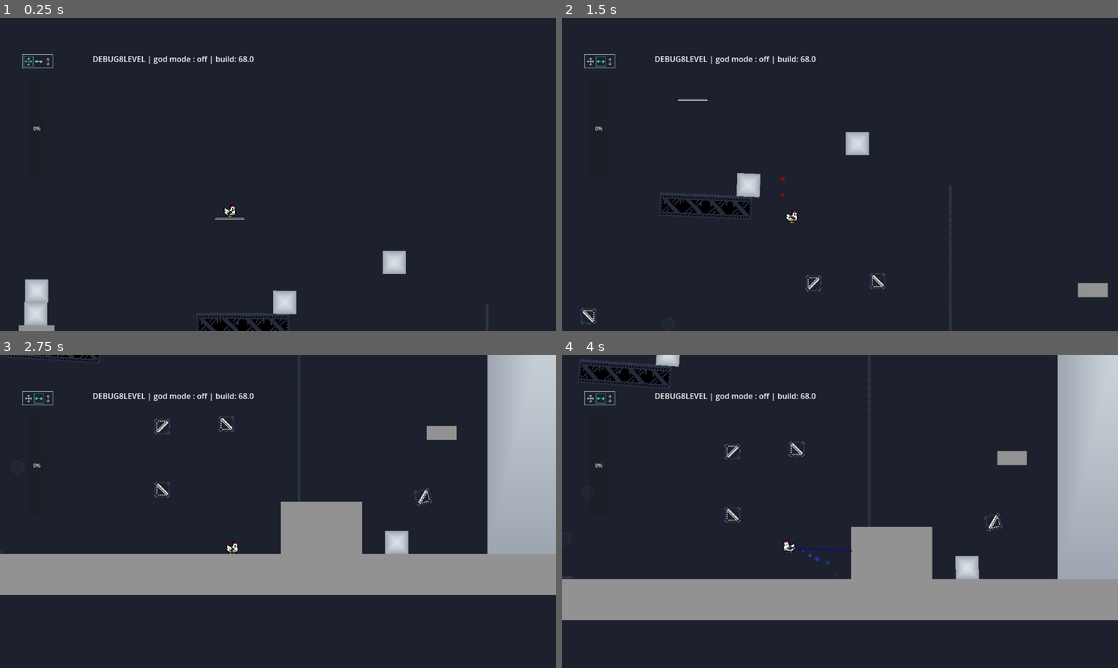
Above: before the commit, frames 1-4 (two rows, left to right).
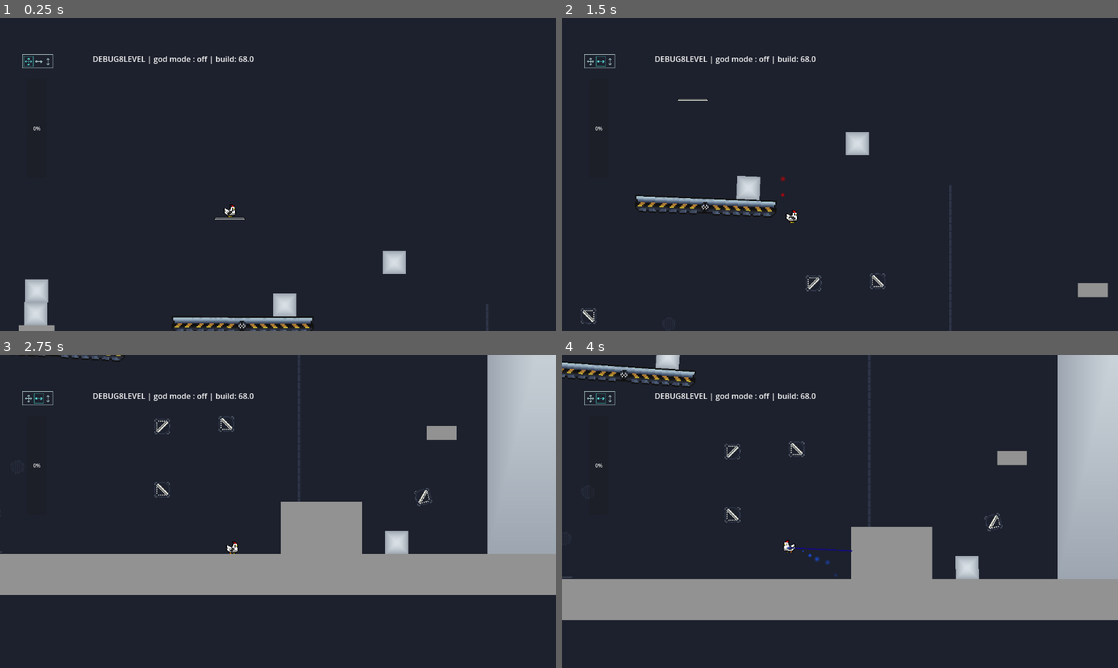
Above: after the commit, the same moments.

Repository: mgi-dev/size-them-up
Game: Godot game, scene res://scenes/levels/test/debug.tscn
Same seed, same stepped clock (60 frames per second), same inputs: the game is played once before the commit and once after it. This scene is started directly instead of the project's main scene. Sound files missing from this copy of the repository are replaced by a short silence.
Inputs (mouse positions are in pixels of both pictures, inside the frame that each line leads up to):
- Up to frame 1 (0.25 s): no input
- Up to frame 2 (1.5 s): tap Enter at 0.5 s; move the mouse to (962, 158) at 0.52 s; hold D (player_move_right) 0.53-1.28 s; hold Tab (change_resize_mode) 0.53-1.28 s; tap Space (player_jump) at 0.77 s; move the mouse to (728, 190) at 1.27 s; hold S (player_down) from 1.28 s (still down); click (728, 190) at 1.35 s
- Up to frame 3 (2.75 s): tap Space (player_jump) at 1.52 s; move the mouse to (333, 442) at 2.02 s; release S (player_down) at 2.03 s; hold D (player_move_right) from 2.03 s (still down); hold E (interact) from 2.03 s (still down)
- Up to frame 4 (4 s): move the mouse to (812, 574) at 2.77 s; release E (interact) at 2.78 s; tap W (player_climb) at 2.85 s; tap Space (player_jump) at 3.02, 3.77 s; move the mouse to (1006, 558) at 3.52 s; release D (player_move_right) at 3.53 s; hold A (player_move_left) from 3.53 s (still down); hold Right mouse button (size_down) from 3.53 s (still down)

The runs differ from the first frame. In frame 1, 1.1% of the frame differs, in the area x 30-57%, y 86-100%; in frame 2, 1.2%, in the area x 13-39%, y 49-64%; in frame 3, 0.2%; in frame 4, 1.2%.

Commit message:
new textures

Diff:
--- a/assets/tileset/the_one_tileset.tres
+++ b/assets/tileset/the_one_tileset.tres
@@ -4,6 +4,7 @@
 [ext_resource type="Texture2D" uid="uid://cfwixkj0s33r5" path="res://assets/tileset/industrial.v2.png" id="2_k3fxa"]
 [ext_resource type="Texture2D" uid="uid://c7xbd18gdf6nf" path="res://assets/tileset/lab_tileset_base.png" id="3_dbxos"]
 [ext_resource type="Texture2D" uid="uid://c1b7d6xwtwhkg" path="res://assets/tileset/level_tileset.png" id="4_mk32l"]
+[ext_resource type="Texture2D" uid="uid://d0d84ucpuf5xt" path="res://assets/tileset/full decor tiles.png" id="5_k3fxa"]
 
 [sub_resource type="TileSetAtlasSource" id="TileSetAtlasSource_0caop"]
 texture = ExtResource("1_u1s7t")
@@ -1487,9 +1488,43 @@
 21:9/0 = 0
 21:7/0 = 0
 
+[sub_resource type="TileSetAtlasSource" id="TileSetAtlasSource_dbxos"]
+texture = ExtResource("5_k3fxa")
+0:0/0 = 0
+1:0/0 = 0
+2:0/0 = 0
+3:0/0 = 0
+0:1/0 = 0
+1:1/0 = 0
+2:1/0 = 0
+3:1/0 = 0
+0:2/0 = 0
+1:2/0 = 0
+2:2/0 = 0
+3:2/0 = 0
+4:2/0 = 0
+5:2/0 = 0
+0:3/0 = 0
+1:3/0 = 0
+2:3/0 = 0
+3:3/0 = 0
+4:3/0 = 0
+5:3/0 = 0
+2:4/0 = 0
+3:4/0 = 0
+4:4/0 = 0
+5:4/0 = 0
+0:5/0 = 0
+1:5/0 = 0
+2:5/0 = 0
+3:5/0 = 0
+4:5/0 = 0
+5:5/0 = 0
+
 [resource]
 physics_layer_0/collision_layer = 1
 sources/0 = SubResource("TileSetAtlasSource_0caop")
 sources/1 = SubResource("TileSetAtlasSource_bd4s6")
 sources/2 = SubResource("TileSetAtlasSource_1vfnp")
 sources/3 = SubResource("TileSetAtlasSource_575cj")
+sources/4 = SubResource("TileSetAtlasSource_dbxos")
--- a/scenes/components/with_contact.gd
+++ b/scenes/components/with_contact.gd
@@ -13,5 +13,5 @@
 	for i in range(parent_state.get_contact_count()):
 
 		var _contact = parent_state.get_contact_collider_object(i)
-		if _contact is Resizable or _contact is CranePlateform or _contact is Box:
+		if _contact is Resizable or _contact is RotatingPlateform or _contact is Box:
 			get_parent().contacts.append(_contact)
--- a/scenes/landscape/crane_plateform/crane_plateform.gd
+++ b/scenes/landscape/crane_plateform/rotating_plateform.gd
@@ -1,6 +1,6 @@
 extends Node2D
 
-class_name CranePlateform
+class_name RotatingPlateform
 
 @onready var left_detector: Area2D = $LeftArea2D
 @onready var right_detector = $RightArea2D
@@ -66,7 +66,7 @@
 			total += collider.collision_shape.shape.size.x * collider.scale.x
 			total += collider.collision_shape.shape.size.y * collider.scale.y
 		else:
-			print("Unknown Collider in CranePlateform.")
+			print("Unknown Collider in RotatingPlateform.")
 	return total
 
 
--- a/scenes/landscape/crane_plateform/crane_plateform.tscn
+++ b/scenes/landscape/crane_plateform/rotating_plateform.tscn
@@ -1,33 +1,33 @@
 [gd_scene format=3 uid="uid://cvy1j5p1esslm"]
 
-[ext_resource type="Script" uid="uid://mkwbx5waoyjt" path="res://scenes/landscape/crane_plateform/crane_plateform.gd" id="1_5xitl"]
-[ext_resource type="Texture2D" uid="uid://batv8bihw6xkq" path="res://assets/tileset/darker_industrial.v2.png" id="2_agbtw"]
+[ext_resource type="Script" uid="uid://mkwbx5waoyjt" path="res://scenes/landscape/crane_plateform/rotating_plateform.gd" id="1_5xitl"]
+[ext_resource type="Texture2D" uid="uid://c7dxx7wt4jds1" path="res://assets/images/rotating_platforms.png.png" id="2_5xitl"]
 
 [sub_resource type="RectangleShape2D" id="RectangleShape2D_cirwn"]
-size = Vector2(88, 352)
+size = Vector2(139.00002, 346)
 
 [sub_resource type="RectangleShape2D" id="RectangleShape2D_1av8t"]
-size = Vector2(88, 352)
+size = Vector2(139, 346)
 
 [sub_resource type="RectangleShape2D" id="RectangleShape2D_5xitl"]
-size = Vector2(192, 47.999985)
+size = Vector2(294, 36)
 
-[node name="CranePlateform" type="AnimatableBody2D" unique_id=609829873]
+[node name="RotatingPlateform" type="AnimatableBody2D" unique_id=609829873]
 script = ExtResource("1_5xitl")
 
 [node name="Sprite2D" type="Sprite2D" parent="." unique_id=960125096]
 texture_filter = 1
 position = Vector2(-0.033130646, 0.034095764)
 scale = Vector2(2.9999995, 2.9999995)
-texture = ExtResource("2_agbtw")
+texture = ExtResource("2_5xitl")
 region_enabled = true
-region_rect = Rect2(191.54176, -0.121896744, 64.929, 16.367144)
+region_rect = Rect2(0.061153412, 96.068504, 97.94414, 11.935326)
 
 [node name="LeftArea2D" type="Area2D" parent="." unique_id=228691278]
 position = Vector2(-0.033130646, 0.034095764)
 
 [node name="CollisionShape2D" type="CollisionShape2D" parent="LeftArea2D" unique_id=1182825350]
-position = Vector2(-51.966858, -152.03409)
+position = Vector2(-77.46687, -155.03409)
 shape = SubResource("RectangleShape2D_cirwn")
 
 [node name="RightArea2D" type="Area2D" parent="." unique_id=1382544251]
@@ -35,9 +35,9 @@
 
 [node name="CollisionShape2D" type="CollisionShape2D" parent="RightArea2D" unique_id=1393115609]
 z_index = 2
-position = Vector2(52.033127, -152.03409)
+position = Vector2(77.53313, -155.03409)
 shape = SubResource("RectangleShape2D_1av8t")
 
 [node name="CollisionShape2D" type="CollisionShape2D" parent="." unique_id=2014604316]
-position = Vector2(-0.033130646, 0.034095764)
+position = Vector2(7.6293945e-06, 0)
 shape = SubResource("RectangleShape2D_5xitl")
--- a/scenes/levels/test/debug.tscn
+++ b/scenes/levels/test/debug.tscn
@@ -10,7 +10,7 @@
 [ext_resource type="PackedScene" uid="uid://dcob4prj3ngv" path="res://scenes/landscape/door.tscn" id="8_oachk"]
 [ext_resource type="PackedScene" uid="uid://jxhpisqacena" path="res://scenes/landscape/fenetrein/Fenetrein.tscn" id="9_8dtf1"]
 [ext_resource type="PackedScene" uid="uid://spxxfdamu8ks" path="res://scenes/landscape/ConveyorBelt.tscn" id="10_m3dw6"]
-[ext_resource type="PackedScene" uid="uid://cvy1j5p1esslm" path="res://scenes/landscape/crane_plateform/crane_plateform.tscn" id="11_twf3t"]
+[ext_resource type="PackedScene" uid="uid://cvy1j5p1esslm" path="res://scenes/landscape/crane_plateform/rotating_plateform.tscn" id="11_twf3t"]
 [ext_resource type="PackedScene" uid="uid://dfaarpkbkoa45" path="res://scenes/landscape/fenetrein/BigFenetrein.tscn" id="12_b2erf"]
 
 [node name="DEBUG8LEVEL" unique_id=1818539085 instance=ExtResource("1_nwlxf")]
--- a/scenes/levels/test/test_crane.tscn
+++ b/scenes/levels/test/test_crane.tscn
@@ -1,9 +1,11 @@
 [gd_scene format=3 uid="uid://by3g64uwynajr"]
 
-[ext_resource type="PackedScene" uid="uid://cvy1j5p1esslm" path="res://scenes/landscape/crane_plateform/crane_plateform.tscn" id="1_fkj0n"]
+[ext_resource type="PackedScene" uid="uid://cvy1j5p1esslm" path="res://scenes/landscape/crane_plateform/rotating_plateform.tscn" id="1_fkj0n"]
 [ext_resource type="PackedScene" uid="uid://c513vd3w5aj6j" path="res://scenes/resizable/rect_resizable.tscn" id="2_yghb5"]
 [ext_resource type="PackedScene" uid="uid://bvdw55jt5odq4" path="res://scenes/resizable/flying_rect.tscn" id="3_yghb5"]
 [ext_resource type="PackedScene" uid="uid://dmo3siywfanyf" path="res://scenes/landscape/Box.tscn" id="4_afmh4"]
+[ext_resource type="PackedScene" uid="uid://dolyu31t53k65" path="res://scenes/landscape/GreyBloc.tscn" id="5_pyiss"]
+[ext_resource type="PackedScene" uid="uid://bldfpa3blq6jy" path="res://scenes/characters/player/player.tscn" id="6_mithw"]
 
 [node name="TestCrane" type="Node2D" unique_id=1508773249]
 
@@ -102,3 +104,10 @@
 [node name="CranePlateform10" parent="." unique_id=486036230 instance=ExtResource("1_fkj0n")]
 position = Vector2(936, 1120)
 debug = true
+
+[node name="GreyBloc" parent="." unique_id=555845978 instance=ExtResource("5_pyiss")]
+position = Vector2(784.0002, 511.00003)
+scale = Vector2(0.41206396, 0.41206396)
+
+[node name="Player" parent="." unique_id=217472232 instance=ExtResource("6_mithw")]
+position = Vector2(776, 400)
Binary file added: assets/images/rotating_platforms.png.png
Not shown, added: assets/images/rotating_platforms.png.png.import
Binary file added: assets/tileset/full decor tiles.png
Not shown, added: assets/tileset/full decor tiles.png.import
Renamed: scenes/landscape/crane_plateform/crane_plateform.gd.uid -> scenes/landscape/crane_plateform/rotating_plateform.gd.uid
